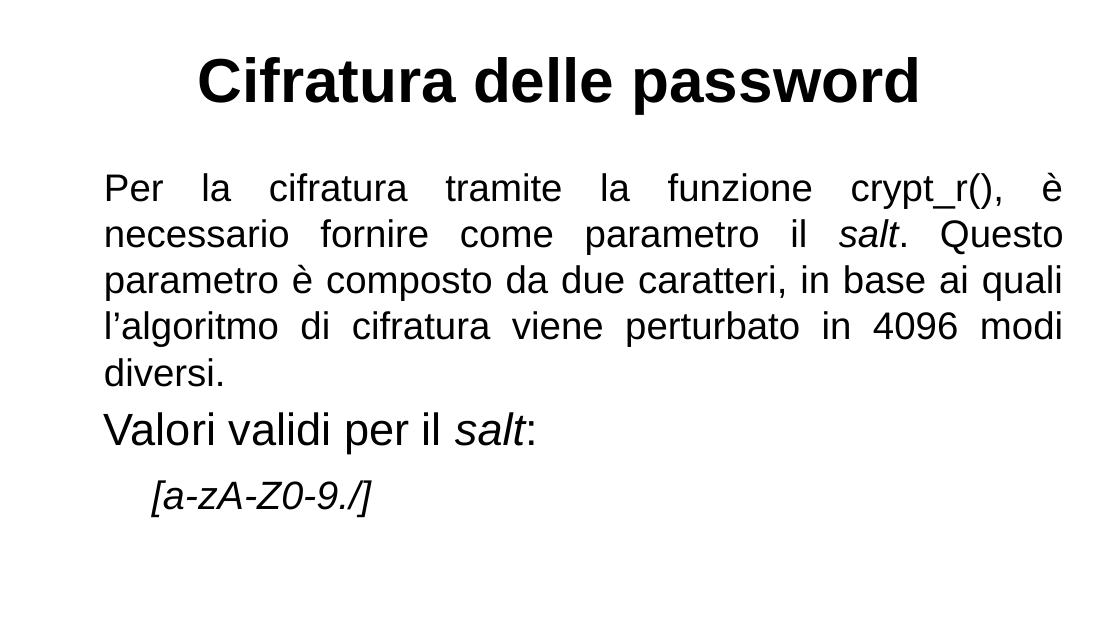
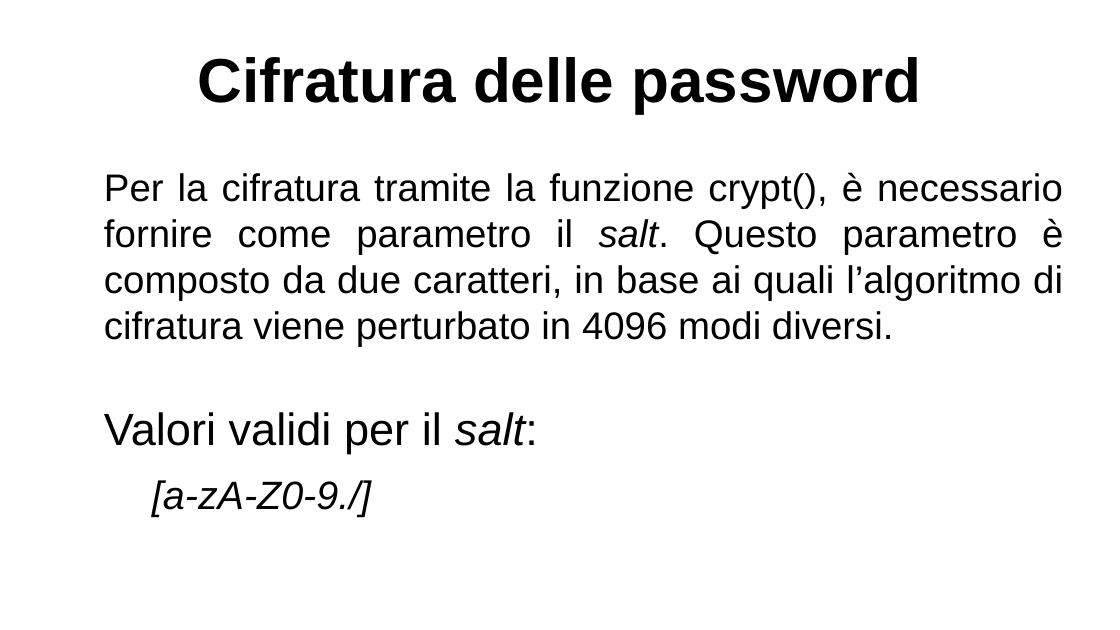
Before and after one commit to lucaMastro/progetto_SO, a slide deck: slide 35 of presentazione_progetto_SO.odp (slide 34 before the commit). Drawn at 1120x630 pixels with LibreOffice and Linux fonts; fonts in the diff are those of the drawing. Boxes give left, top, right and bottom in pixels: in the first picture for what was removed or moved away, otherwise in the second. Text is boxed around its words. In the diff, an @@ line names an element or a change of style, - is before the commit and + after.

Commit message:
modificata crypt_r in crypt, aggiunta inizializzazione seed, gestito l'inserimento di pass nulle o spaziate, modificata la relazione

```diff
--- a/presentazione_progetto_SO.odp
+++ b/presentazione_progetto_SO.odp
@@ text at (104, 172, 1063, 347): text changed @@
-Per la cifratura tramite la funzione crypt_r(), è necessario fornire come parametro il salt. Questo parametro è composto da due caratteri, in base ai quali l’algoritmo di cifratura viene perturbato in 4096 modi diversi.
+Per la cifratura tramite la funzione crypt(), è necessario fornire come parametro il salt. Questo parametro è composto da due caratteri, in base ai quali l’algoritmo di cifratura viene perturbato in 4096 modi diversi.
```
Also in this commit, not shown: 2 other slides changed, 3 slides added, 1 slide removed, 1 other file.
